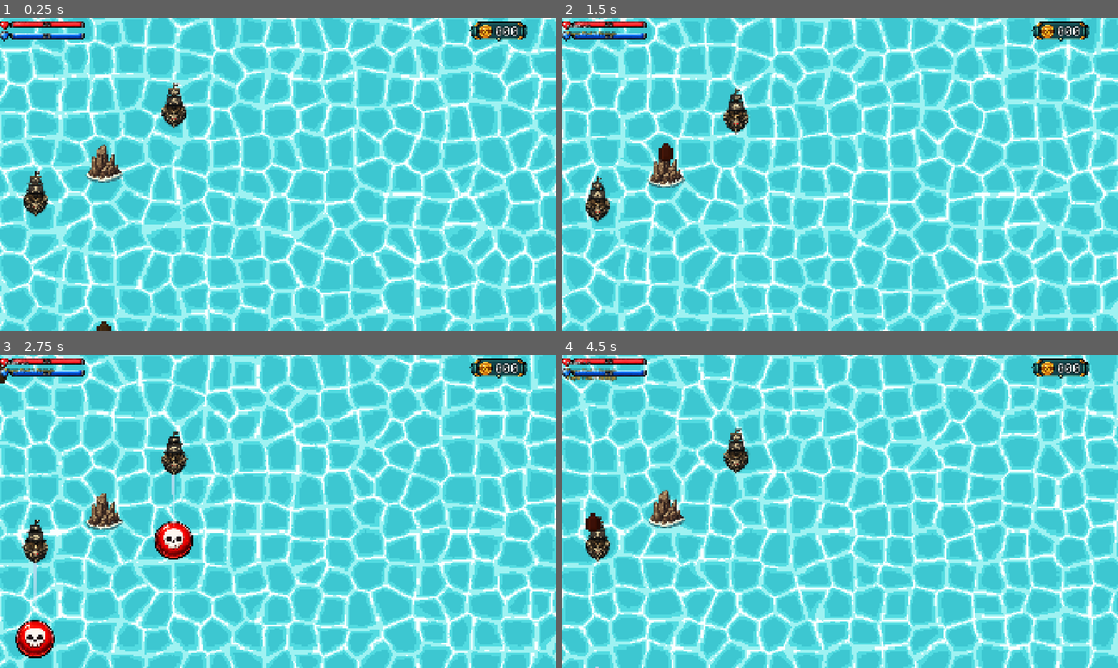
Above: before the commit, frames 1-4 (two rows, left to right).
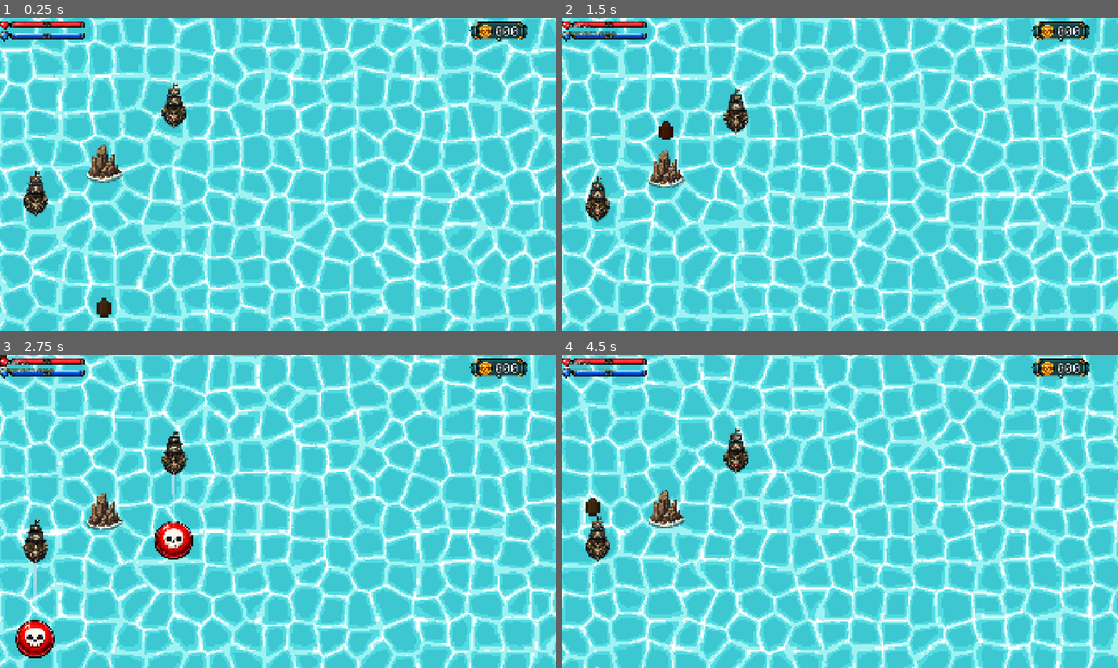
Above: after the commit, the same moments.

Repository: irohgit/flapjack
Game: Godot game, scene res://Levels/Level0.tscn
Same seed, same stepped clock (60 frames per second), same inputs: the game is played once before the commit and once after it. This scene is started directly instead of the project's main scene.
Inputs:
- Up to frame 1 (0.25 s): no input
- Up to frame 2 (1.5 s): hold Space (shoot) 0.53-1.28 s; hold W (move_forward) from 0.53 s (still down); tap Space (shoot) at 1.35 s
- Up to frame 3 (2.75 s): release W (move_forward) at 2.03 s; hold A (move_left) from 2.03 s (still down); hold Space (shoot) from 2.03 s (still down)
- Up to frame 4 (4.5 s): release Space (shoot) at 2.78 s; tap Space (shoot) at 2.85, 4.35 s; release A (move_left) at 3.53 s; hold S (move_backward) 3.53-4.28 s; hold Space (shoot) 3.53-4.28 s; hold D (move_right) from 4.28 s (still down)

The runs differ from the first frame. In frame 1, 0.2% of the frame differs, in the area x 1-95%, y 1-100%; in frame 2, 0.3%; in frame 3, less than 0.1%; in frame 4, 0.8%, in the area x 0-95%, y 1-66%.

Commit message:
Starting enemy controller

Diff:
--- a/Levels/Level0.tscn
+++ b/Levels/Level0.tscn
@@ -76,11 +76,13 @@
 position = Vector2(360, 500)
 
 [node name="Player" parent="World" unique_id=1105456395 node_paths=PackedStringArray("camera") instance=ExtResource("9_nbhn6")]
-position = Vector2(360, 1200)
+position = Vector2(360, 996)
 scale = Vector2(1, 1)
 camera = NodePath("../../Camera2D")
 weapons = Array[ExtResource("10_nlrgj")]([ExtResource("11_c83nf")])
 
 [node name="HUD" parent="." unique_id=228684140 instance=ExtResource("13_yx5hh")]
 
+[node name="HUD" parent="HUD" unique_id=934379804 instance=ExtResource("13_yx5hh")]
+
 [node name="SettingsPanel" parent="." unique_id=217040426 instance=ExtResource("18_y3xa5")]
--- a/Levels/enemy_controller.gd
+++ b/Levels/enemy_controller.gd
@@ -1,11 +1,5 @@
+class_name EnemyController
 extends Node
 
-
-# Called when the node enters the scene tree for the first time.
-func _ready() -> void:
-	pass # Replace with function body.
-
-
-# Called every frame. 'delta' is the elapsed time since the previous frame.
-func _process(delta: float) -> void:
+func spawn_pack(pack: Array[Enemy]) -> void:
 	pass
